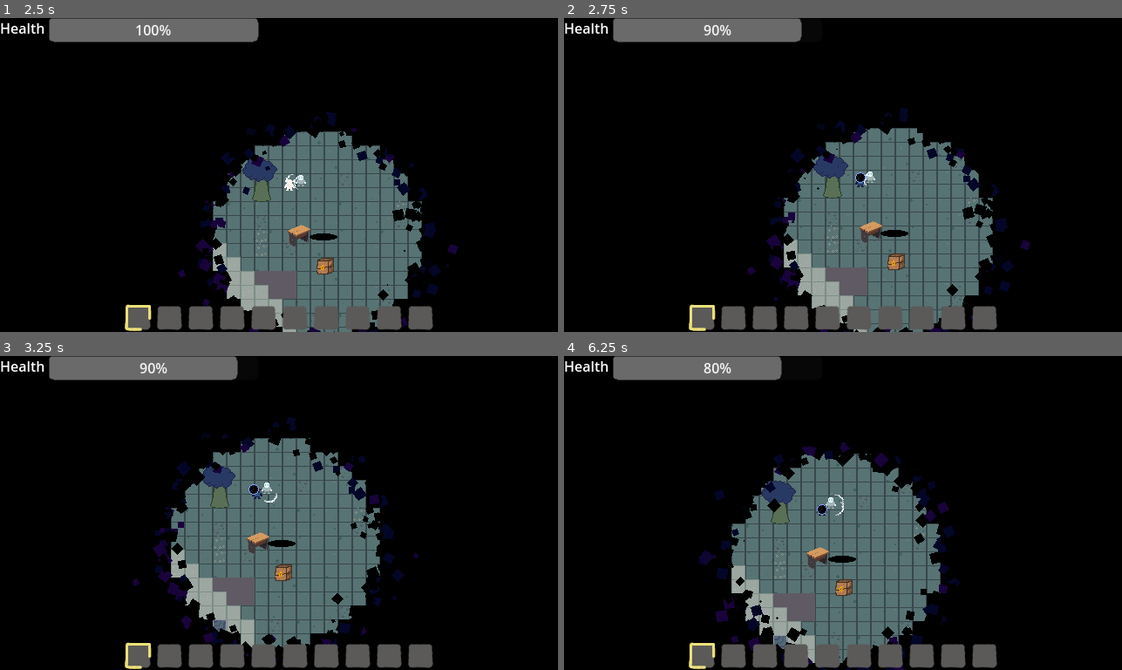
Above: before the commit, frames 1-4 (two rows, left to right).
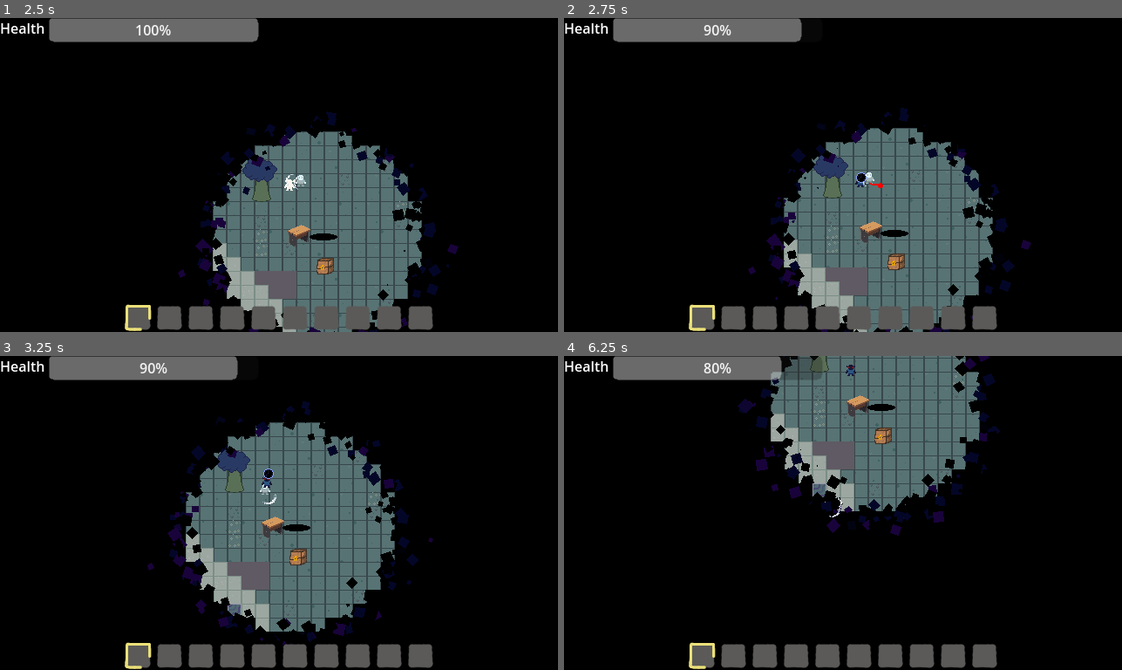
Above: after the commit, the same moments.

Repository: TimoRoggel/EverDark
Game: Godot game, scene res://scenes/levels/world.tscn
Same seed, same stepped clock (60 frames per second), same inputs: the game is played once before the commit and once after it.
Inputs (mouse positions are in pixels of both pictures, inside the frame that each line leads up to):
- Up to frame 1 (2.5 s): tap Enter at 0.5 s; move the mouse to (251, 237) at 0.52 s; press the mouse at (251, 237) at 0.53 s; hold W (up) 0.53-1.25 s; release the mouse at (251, 237) at 1.25 s; drag from (446, 222) to (290, 143) at 1.27 s; move the mouse to (111, 127) at 2.02 s; hold A (left) from 2.03 s (still down); hold Right mouse button (block) from 2.03 s (still down); click (111, 127) at 2.3 s
- Up to frame 2 (2.75 s): keep holding A (left); keep holding Right mouse button (block)
- Up to frame 3 (3.25 s): release A (left) at 2.75 s; release Right mouse button (block) at 2.75 s; drag from (306, 513) to (334, 600) at 2.77 s
- Up to frame 4 (6.25 s): move the mouse to (759, 434) at 3.52 s; hold S (down) 3.53-4.25 s; hold Q (drop_item) 3.53-4.25 s; click (759, 434) at 3.8 s; drag from (965, 497) to (854, 550) at 4.27 s; move the mouse to (731, 528) at 5.02 s; press the mouse at (731, 528) at 5.03 s; hold W (up) 5.03-5.75 s; tap E (open) at 5.1 s; release the mouse at (731, 528) at 5.75 s; drag from (898, 443) to (887, 569) at 5.77 s

Frame 1 is identical in both runs. In frame 2, 0.5% of the frame differs, in the area x 32-84%, y 28-100%; in frame 3, 14%; in frame 4, 31%, in the area x 24-79%, y 0-100%.

Commit message:
Knockback
I edited the func calc_knockback so it works and added a knockback component with a visualization(if you wanna remove it just delete the  draw function from knockback component

Diff:
--- a/scenes/characters/player.tscn
+++ b/scenes/characters/player.tscn
@@ -19,7 +19,8 @@
 [ext_resource type="Script" uid="uid://c0jl7340jmrnc" path="res://scripts/components/block_component.gd" id="17_d6tgn"]
 [ext_resource type="Resource" uid="uid://bbtl2icahexun" path="res://resources/attacks/player_default_attack.tres" id="17_kmyvj"]
 [ext_resource type="PackedScene" uid="uid://bn1esnd74d0hh" path="res://UI/pause_menu.tscn" id="18_d6tgn"]
-[ext_resource type="Script" uid="uid://chbvt1cpvl4ve" path="res://scripts/components/lumin_placement_component.gd" id="18_kmyvj"]
+[ext_resource type="Script" path="res://scripts/components/lumin_placement_component.gd" id="18_kmyvj"]
+[ext_resource type="Script" uid="uid://xmaoi8lc7blu" path="res://scripts/components/knockback_component.gd" id="19_inhyd"]
 [ext_resource type="Script" path="res://scenes/characters/hotbar_container.gd" id="20_eir2k"]
 [ext_resource type="PackedScene" uid="uid://beguyjw3ooy0v" path="res://UI/hud.tscn" id="20_kmyvj"]
 
@@ -111,6 +112,10 @@
 [node name="lumin_placement" type="Node2D" parent="components"]
 script = ExtResource("18_kmyvj")
 
+[node name="KnockbackComponent" type="Node2D" parent="components"]
+script = ExtResource("19_inhyd")
+metadata/_custom_type_script = "uid://xmaoi8lc7blu"
+
 [node name="camera" type="Camera2D" parent="."]
 offset = Vector2(0, -4)
 position_smoothing_enabled = true
--- a/scripts/components/health_component.gd
+++ b/scripts/components/health_component.gd
@@ -112,6 +112,11 @@
 func calc_knockback(attack: AttackController) -> void:
 	if attack.attack.knockback == 0.0:
 		return
-	if !"movement" in controller:
-		return
-	controller.movement.take_knockback(attack.get_real_velocity() * attack.attack.knockback, attack.attack.knockback * 0.1)
+
+	var knockback_component: KnockbackComponent = controller.get_component(KnockbackComponent)
+	if knockback_component:
+		var direction: Vector2 = attack.get_real_velocity().normalized()
+		var force: float = attack.attack.knockback
+		knockback_component.apply_knockback(direction, force)
+	elif "movement" in controller:
+		controller.movement.take_knockback(attack.get_real_velocity() * attack.attack.knockback, attack.attack.knockback * 0.1)
--- /dev/null
+++ b/scripts/components/knockback_component.gd
@@ -0,0 +1,45 @@
+class_name KnockbackComponent extends Component
+
+@export var knockback_resistance: float = 1.0
+
+var knockback_velocity: Vector2 = Vector2.ZERO
+var is_being_knocked_back: bool = false
+
+func _enter() -> void:
+	controller.should_bounce_conditions.append(func() -> bool: return is_being_knocked_back)
+
+func _update(delta: float) -> void:
+	if is_being_knocked_back:
+		controller.velocity += knockback_velocity
+		knockback_velocity = knockback_velocity.lerp(Vector2.ZERO, delta * 8.0)
+
+		if knockback_velocity.length_squared() < 1.0:
+			is_being_knocked_back = false
+			knockback_velocity = Vector2.ZERO
+
+	queue_redraw()
+
+func _exit() -> void:
+	pass
+
+func apply_knockback(direction: Vector2, force: float, duration: float = 0.1) -> void:
+	var effective_force: float = force * 300.0
+	knockback_velocity = direction.normalized() * effective_force * (1.0 / knockback_resistance)
+	is_being_knocked_back = true
+
+	get_tree().create_timer(duration).timeout.connect(func():
+		is_being_knocked_back = false
+		knockback_velocity = Vector2.ZERO
+		print("KAchoww")
+	)
+
+func _draw() -> void:
+	if Engine.is_editor_hint() || !is_being_knocked_back:
+		return
+
+	var line_length: float = knockback_velocity.length() * 0.1
+	if line_length > 0:
+		var direction: Vector2 = knockback_velocity.normalized()
+		var end_point: Vector2 = direction * line_length
+		draw_line(Vector2.ZERO, end_point, Color.RED, 2.0)
+		draw_circle(end_point, 3.0, Color.RED)
Not shown: 1 places in scenes/characters/player.tscn that only renumber resources
Not shown, added: scripts/components/knockback_component.gd.uid
